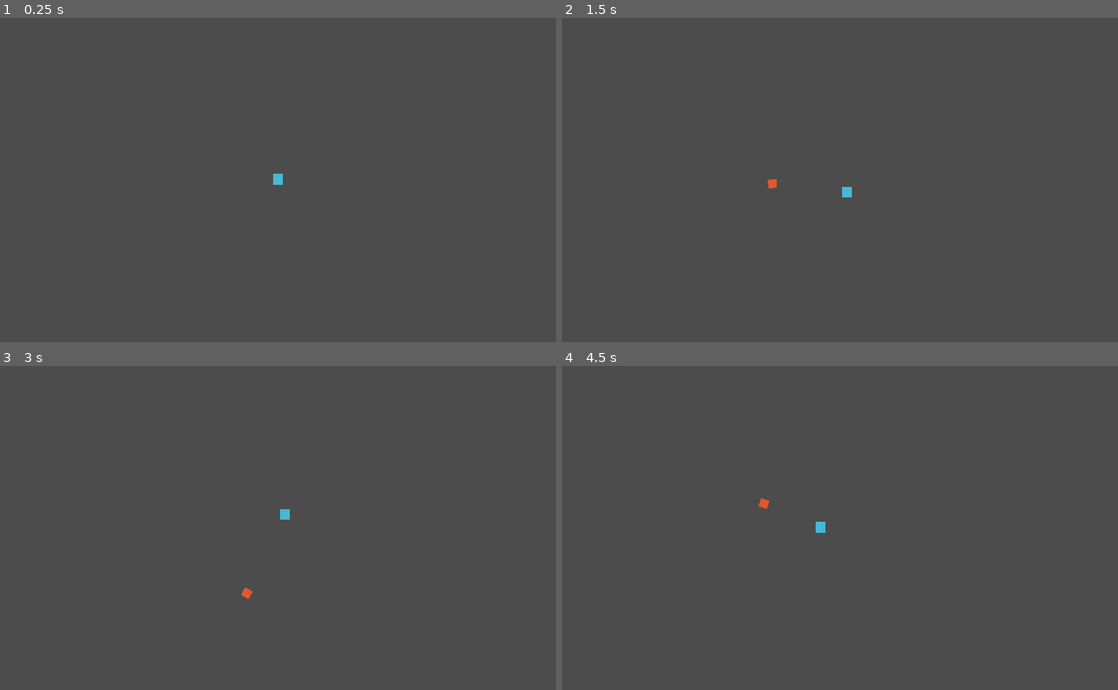
Above: before the commit, frames 1-4 (two rows, left to right).
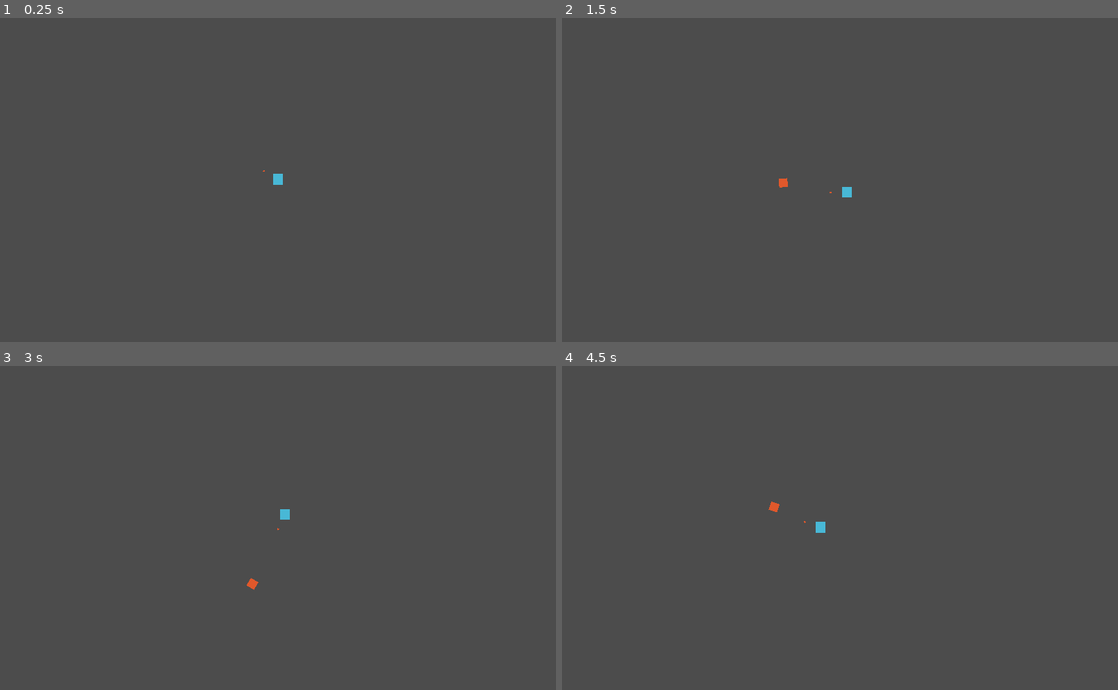
Above: after the commit, the same moments.

Repository: quiet-night-studio/redemption
Game: Godot game, scene res://scenes/Level.tscn
Same seed, same stepped clock (60 frames per second), same inputs: the game is played once before the commit and once after it.
Inputs (mouse positions are in pixels of both pictures, inside the frame that each line leads up to):
- Up to frame 1 (0.25 s): no input
- Up to frame 2 (1.5 s): tap Enter at 0.5 s; move the mouse to (962, 163) at 0.52 s; hold Right (ui_right) 0.53-1.28 s; click (962, 163) at 0.6 s; move the mouse to (728, 196) at 1.27 s; hold Down (ui_down) from 1.28 s (still down); click (728, 196) at 1.35 s
- Up to frame 3 (3 s): move the mouse to (333, 456) at 2.02 s; release Down (ui_down) at 2.03 s; hold Right (ui_right) 2.03-2.78 s; click (333, 456) at 2.1 s; tap Space at 2.75 s; move the mouse to (250, 592) at 2.77 s; hold Up (ui_up) from 2.78 s (still down); click (250, 592) at 2.85 s
- Up to frame 4 (4.5 s): tap Enter at 3.5 s; move the mouse to (1006, 576) at 3.52 s; release Up (ui_up) at 3.53 s; hold Left (ui_left) from 3.53 s (still down); click (1006, 576) at 3.6 s; tap Space at 4.25 s; move the mouse to (673, 479) at 4.27 s; click (673, 479) at 4.35 s

The runs differ from the first frame. In frame 1, less than 0.1% of the frame differs, in the area x 47-48%, y 46-48%; in frame 2, less than 0.1%; in frame 3, less than 0.1%, in the area x 43-51%, y 50-72%; in frame 4, less than 0.1%.

Commit message:
working on the aim issue #1

Diff:
--- a/scenes/Player.tscn
+++ b/scenes/Player.tscn
@@ -4,8 +4,7 @@
 [ext_resource path="res://assets/blue_square.png" type="Texture" id=2]
 [ext_resource path="res://scenes/Bullet.tscn" type="PackedScene" id=3]
 [ext_resource path="res://assets/sounds/Alone at Twilight 1.wav" type="AudioStream" id=4]
-
-[sub_resource type="StreamTexture" id=3]
+[ext_resource path="res://assets/orange_square.png" type="Texture" id=5]
 
 [sub_resource type="RectangleShape2D" id=1]
 extents = Vector2( 7, 8 )
@@ -25,12 +24,12 @@
 region_rect = Rect2( 50, 20, 9, 10 )
 
 [node name="Muzzle" type="Position2D" parent="."]
-position = Vector2( 16, 0 )
+position = Vector2( 11, 0 )
 
 [node name="Sprite" type="Sprite" parent="Muzzle"]
-position = Vector2( 9.53674e-07, 0 )
-scale = Vector2( 1.39258, 1.39258 )
-texture = SubResource( 3 )
+position = Vector2( 3.8147e-06, 4.76837e-07 )
+scale = Vector2( 0.29629, 0.29629 )
+texture = ExtResource( 5 )
 region_enabled = true
 region_rect = Rect2( 60, 70, 10, 10 )
 
@@ -53,5 +52,6 @@
 
 [node name="music" type="AudioStreamPlayer2D" parent="."]
 stream = ExtResource( 4 )
+autoplay = true
 
 [connection signal="area_entered" from="Area2D" to="." method="_on_Area2D_area_entered"]
--- a/scripts/Player.gd
+++ b/scripts/Player.gd
@@ -2,7 +2,7 @@
 
 export (PackedScene) var Bullet
 
-const RADIUS = 50
+const RADIUS = 30
 
 var speed = 200
 var velocity = Vector2.ZERO
@@ -30,7 +30,7 @@
 	var distance = player_pos.distance_to(mouse_pos)
 	var mouse_dir = (mouse_pos-player_pos).normalized()
 
-	if distance > RADIUS:
+	if distance != RADIUS:
 		mouse_pos = player_pos + (mouse_dir * RADIUS)
 
 	$Muzzle.global_transform.origin = mouse_pos
@@ -41,14 +41,31 @@
 	move_and_slide(velocity)
 
 func shoot() -> void:
+	var cursor_pos = get_global_mouse_position()
+	var distance = cursor_pos.distance_to(global_transform.origin)
+
 	var b = Bullet.instance()
+
+	if distance <= RADIUS:
+		# Cursor is inside the circle
+		print("Cursor is inside the circle.")
+
+		var bullet_pos = global_transform.origin
+		var angle = atan2(cursor_pos.y - global_transform.origin.y, cursor_pos.x - global_transform.origin.x)
+
+	else:
+		# Cursor is outside the circle
+		b.transform = $Muzzle.global_transform
+
 	get_tree().get_root().add_child(b)
-	b.transform = $Muzzle.global_transform
 
 func kill() -> void:
 	var err = get_tree().reload_current_scene()
 	if err != OK:
 		print("error reloading scene: ", err)
 
-func _on_Area2D_area_entered(_area) -> void:
+func _on_Area2D_area_entered(area) -> void:
+	if area.is_in_group("bullet"):
+		return
+
 	kill()
